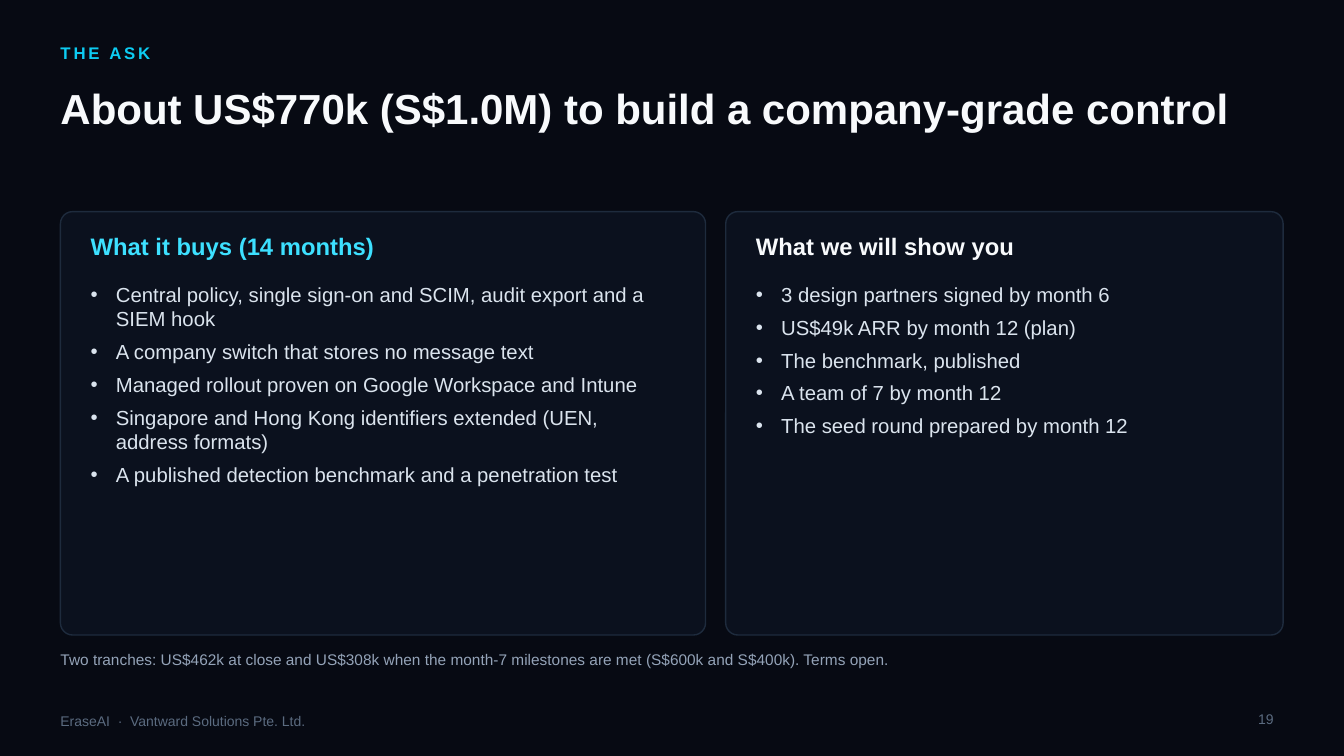
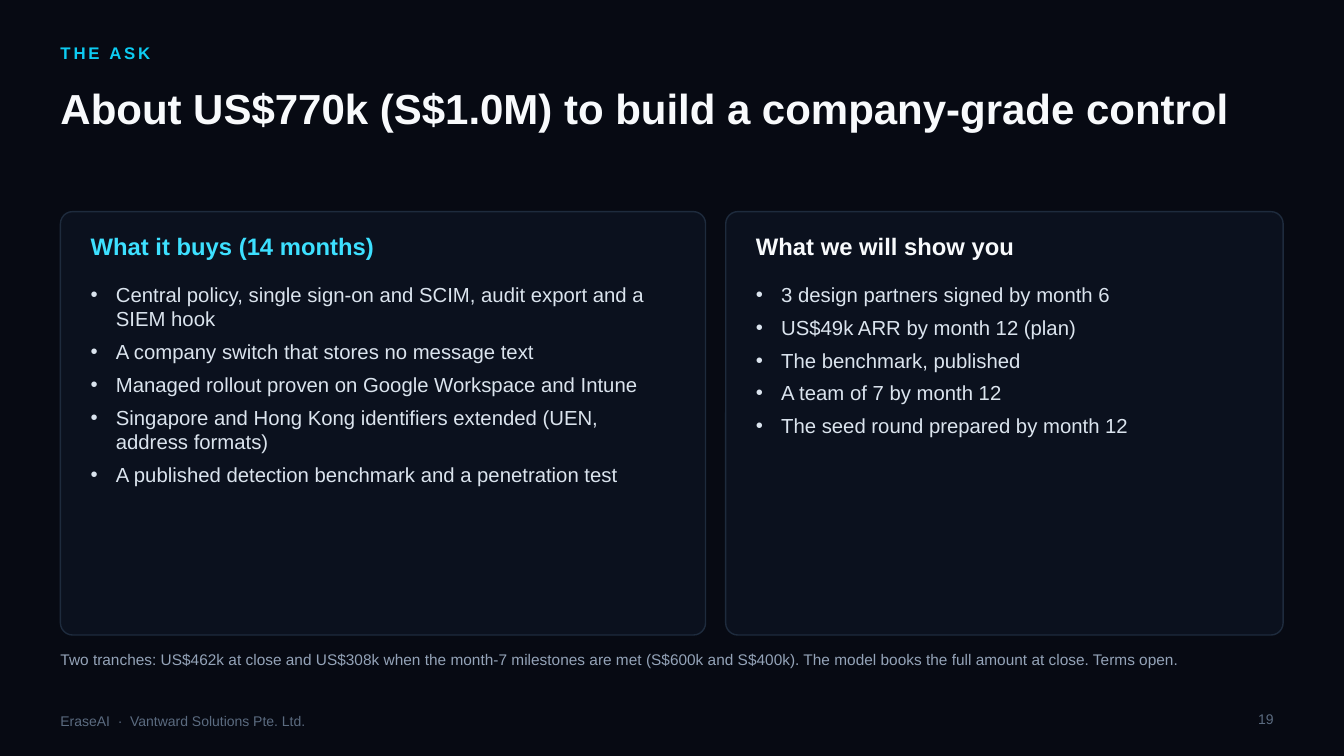
Before and after one commit to shockernburner/Erase-AI, a slide deck: slide 19 of docs/pitch/EraseAI_Investor_Deck_2026.pptx. Drawn at 1344x756 pixels with LibreOffice and Linux fonts; fonts in the diff are those of the drawing; background and template pictures are left out. Boxes give left, top, right and bottom in pixels: in the first picture for what was removed or moved away, otherwise in the second. Text is boxed around its words. In the diff, an @@ line names an element or a change of style, - is before the commit and + after.

```diff
--- a/docs/pitch/EraseAI_Investor_Deck_2026.pptx
+++ b/docs/pitch/EraseAI_Investor_Deck_2026.pptx
@@ text at box(60, 653, 1178, 668): text changed @@
-Two tranches: US$462k at close and US$308k when the month-7 milestones are met (S$600k and S$400k). Terms open.
+Two tranches: US$462k at close and US$308k when the month-7 milestones are met (S$600k and S$400k). The model books the full amount at close. Terms open.
```
Also in this commit, not shown: 8 other slides changed, 9 other files.
